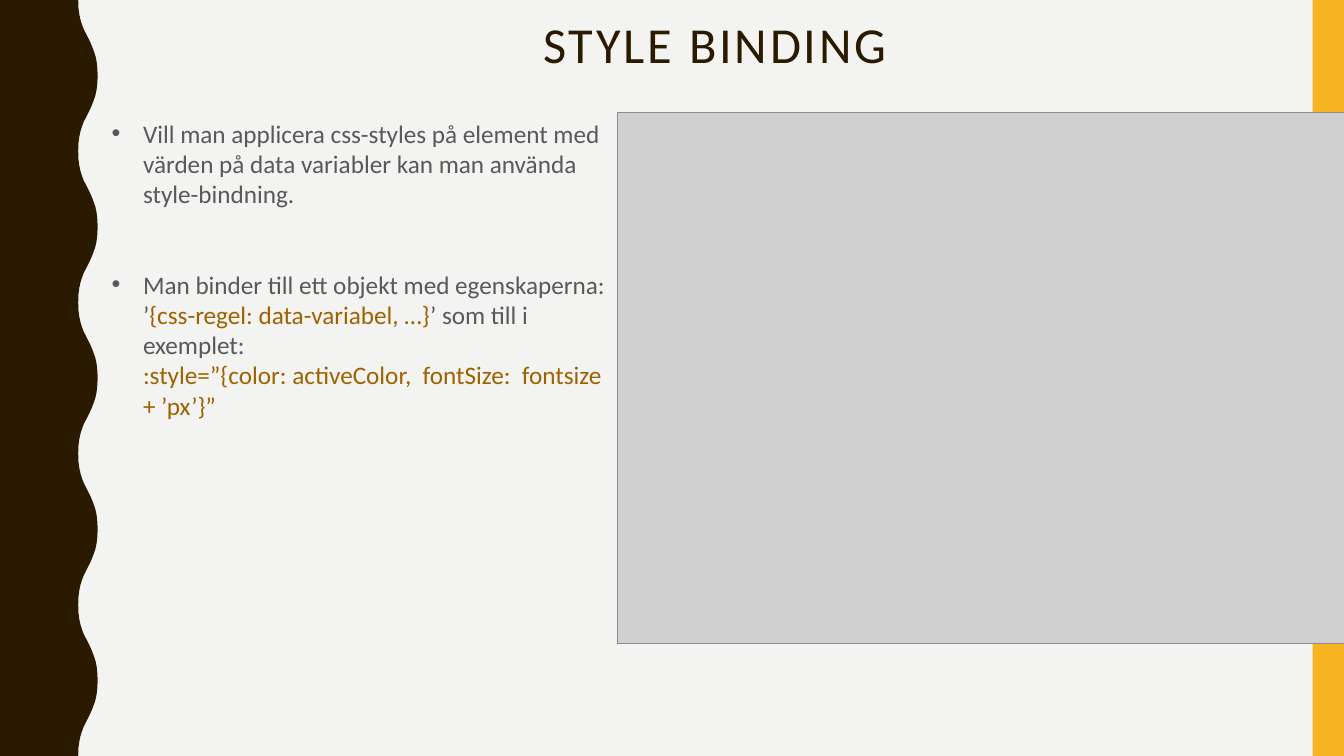
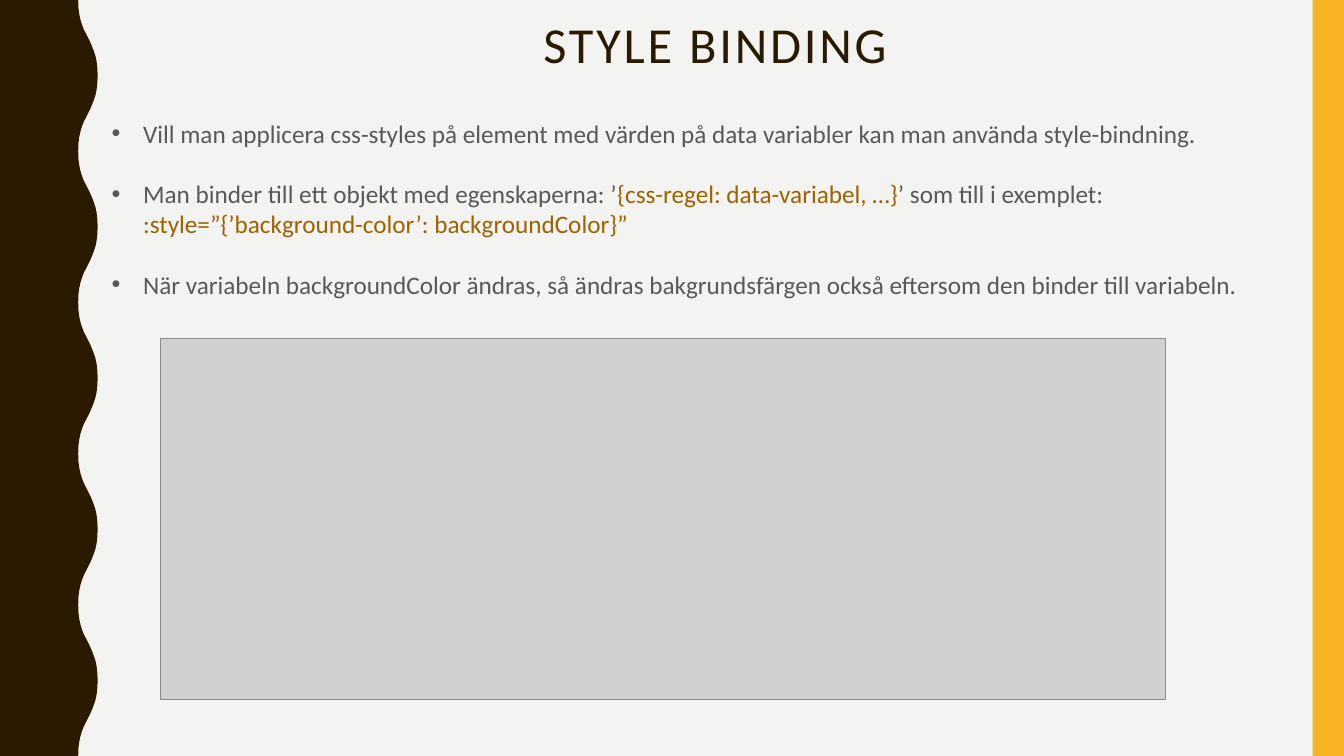
Before and after one commit to abbjetmus/programmering, a slide deck: slide 19 of Vue/Vue.pptx. Drawn at 1344x756 pixels with LibreOffice and Linux fonts; fonts in the diff are those of the drawing; grey boxes stand for pictures. Boxes give left, top, right and bottom in pixels: in the first picture for what was removed or moved away, otherwise in the second. Text is boxed around its words. In the diff, an @@ line names an element or a change of style, - is before the commit and + after.

```diff
--- a/Vue/Vue.pptx
+++ b/Vue/Vue.pptx
@@ picture removed at [617,113,1344,643] @@
@@ text at [143,184,1236,299]: text changed; text colour #9F6200 to #595959 @@
-• Man binder till ett objekt med egenskaperna:
-  ’{css-regel: data-variabel, …}’ som till i exemplet:
-  :style=”{color: activeColor, fontSize: fontsize + ’px’}”
+• Man binder till ett objekt med egenskaperna: ’{css-regel: data-variabel, …}’ som till i exemplet:
+  :style=”{’background-color’: backgroundColor}”
+• När variabeln backgroundColor ändras, så ändras bakgrundsfärgen också eftersom den binder till variabeln.
@@ picture added at [160,339,1166,700] @@
```
Also in this commit, not shown: 5 other slides changed, 1 slide added, 3 slides removed, 2 other files.
